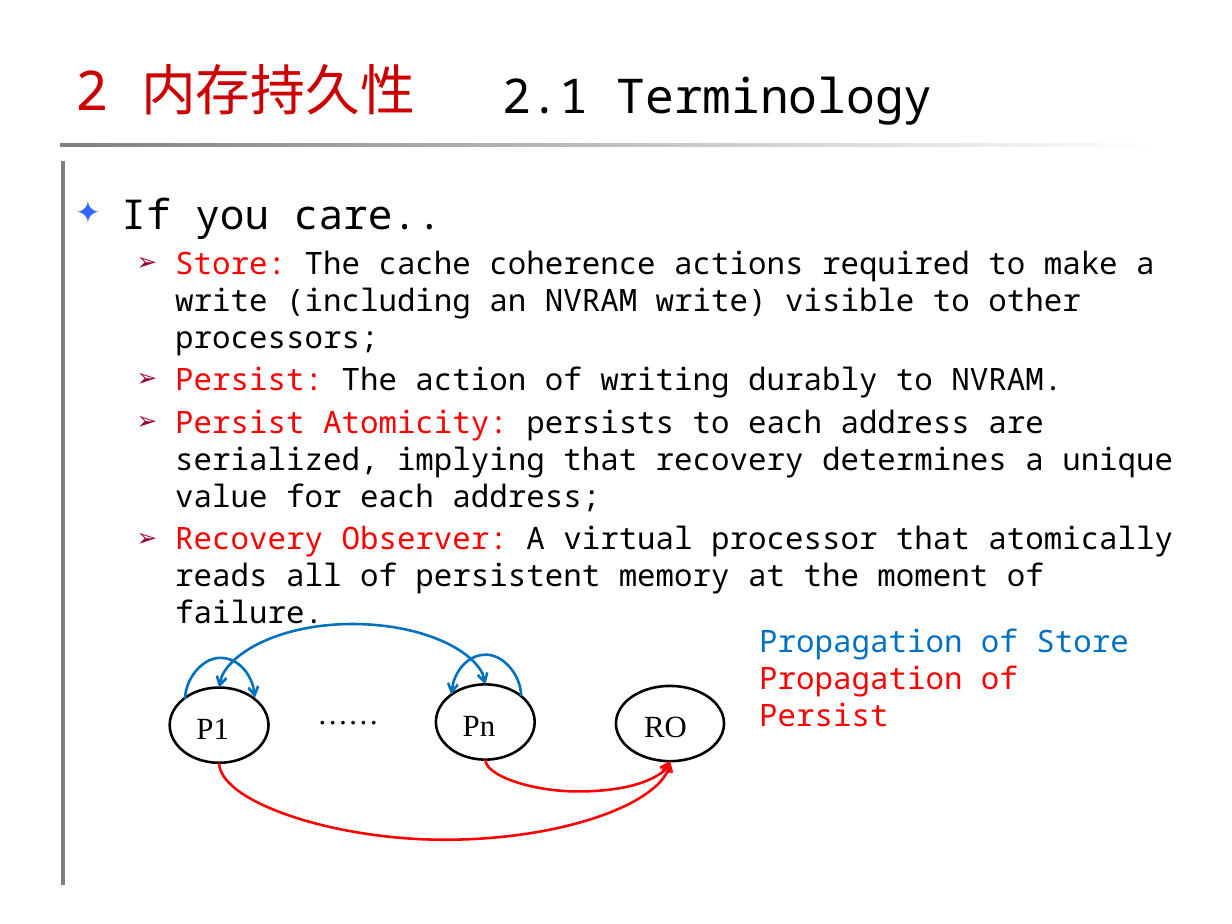
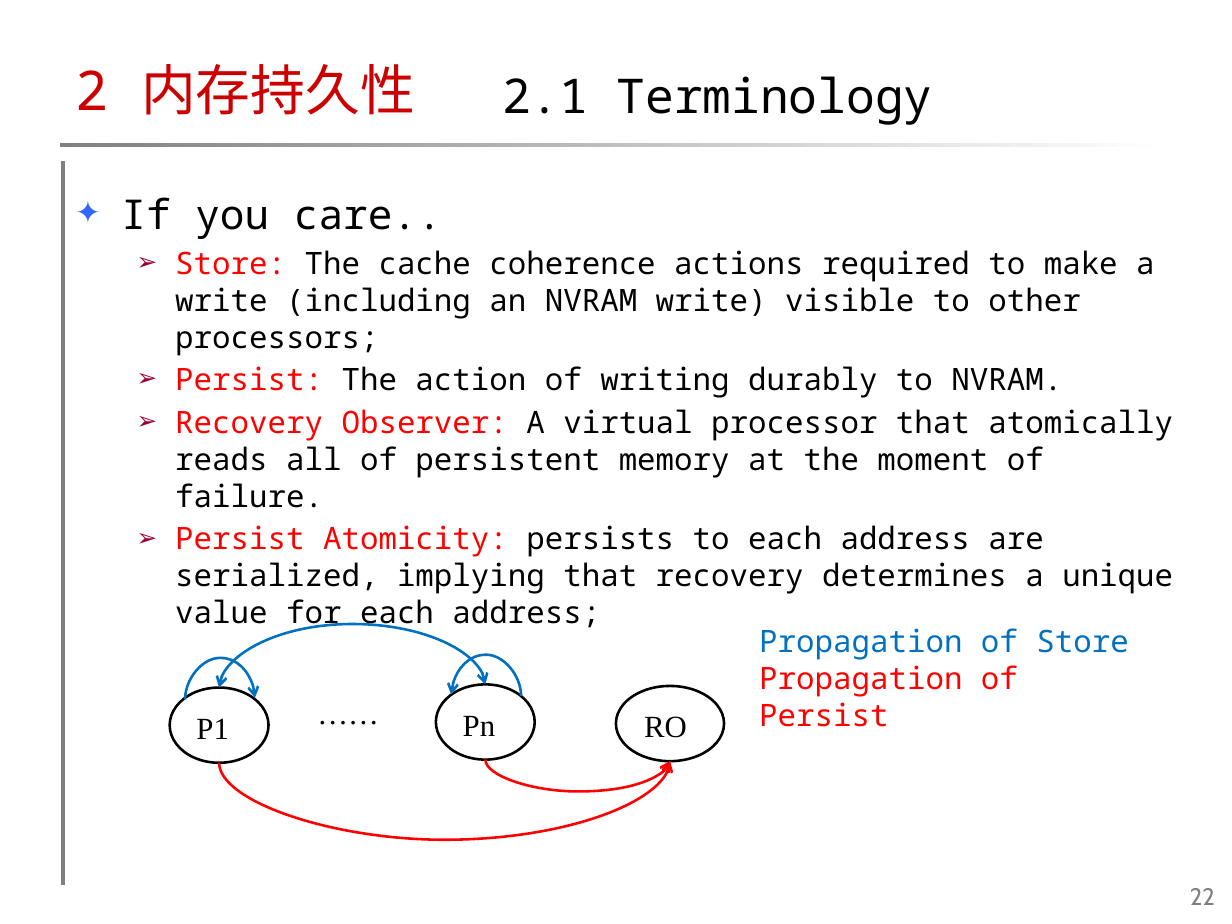
Before and after one commit to maokelong/CSDN-maokelong95, a slide deck: slide 22 of 共享资源/「2018-06-08」Memory Consistency, Memory Persistency.pptx. Drawn at 1232x924 pixels with LibreOffice and Linux fonts; fonts in the diff are those of the drawing; background and template pictures are left out. Boxes give left, top, right and bottom in pixels: in the first picture for what was removed or moved away, otherwise in the second. Text is boxed around its words. In the diff, an @@ line names an element or a change of style, - is before the commit and + after.

Commit message:
更新：内存模型系列（下）
完成了前言部分；为 PPT 添加了遗漏了的页码。

```diff
--- a/共享资源/「2018-06-08」Memory Consistency, Memory Persistency.pptx
+++ b/共享资源/「2018-06-08」Memory Consistency, Memory Persistency.pptx
@@ text at [175,409,1173,508]: paragraph added @@
+  ➢ Recovery Observer: A virtual processor that atomically reads all of persistent memory at the moment of failure.
@@ text at [175,525,1173,632]: paragraph removed @@
-  ➢ Recovery Observer: A virtual processor that atomically reads all of persistent memory at the moment of failure.
@@ page number added at [1190,888,1215,905], 14 pt, text #808080 @@
+22
```
Also in this commit, not shown: 29 other slides changed, 1 other file.
